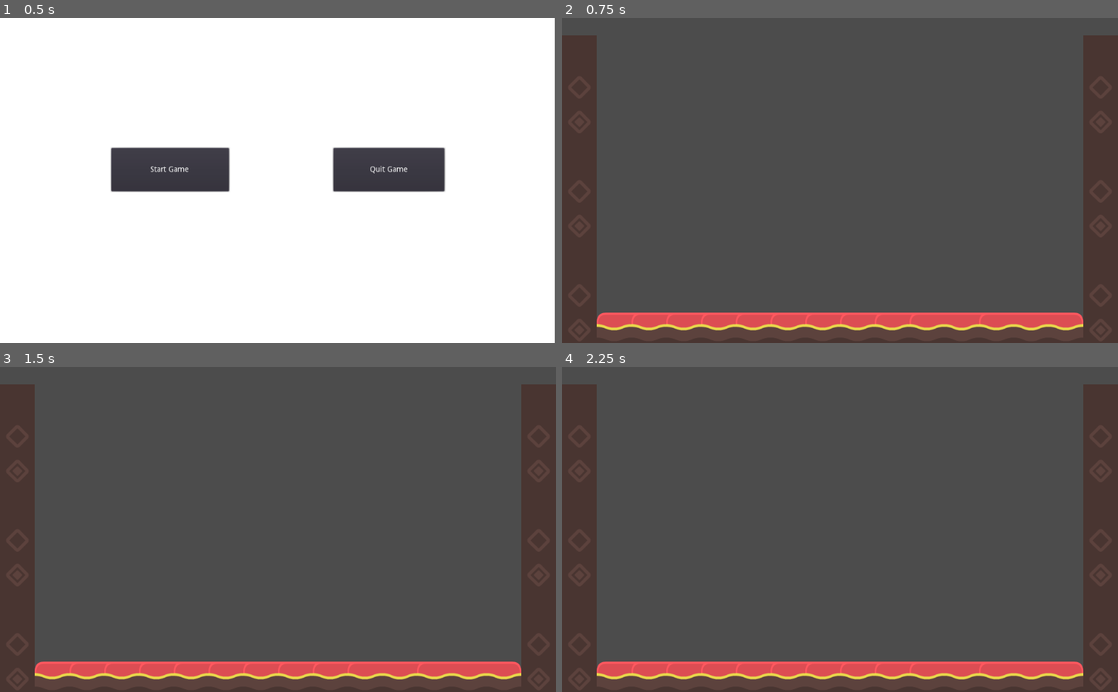
Above: before the commit, frames 1-4 (two rows, left to right).
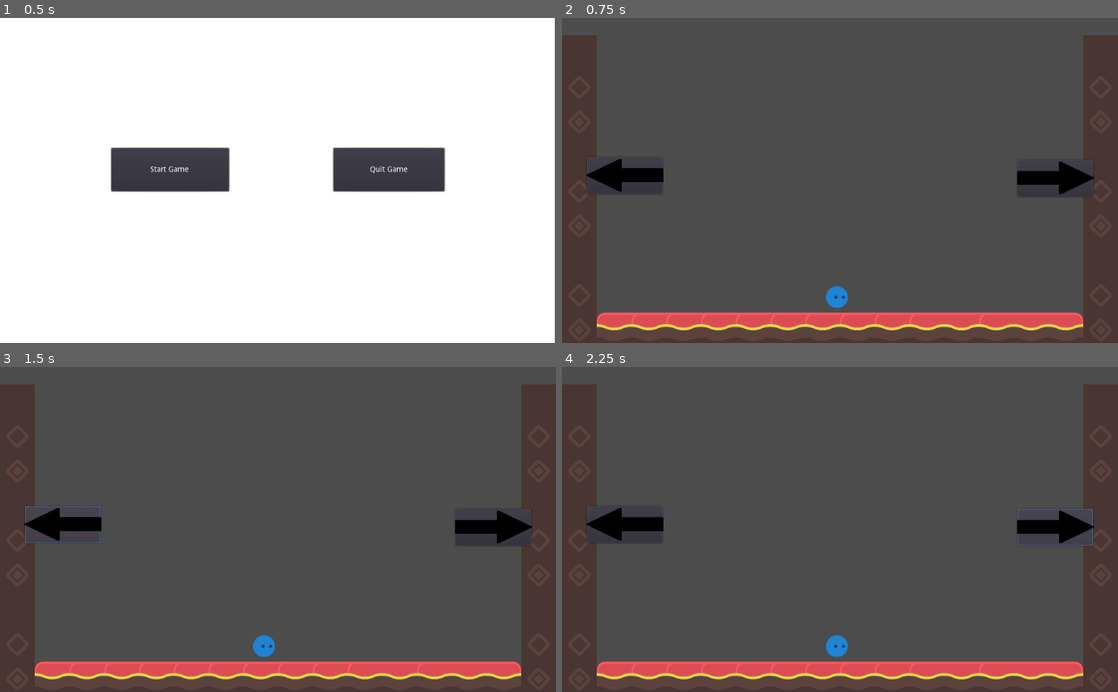
Above: after the commit, the same moments.

Repository: MadejaMaciej/kingdomAlike
Game: Godot game, scene res://Maps/MainMenu.tscn
The game is run twice, just before and just after one commit, with the same random seed, the same clock (stepped at 60 frames per second) and the same inputs.
Inputs (mouse positions are in pixels of both pictures, inside the frame that each line leads up to):
- Up to frame 1 (0.5 s): no input
- Up to frame 2 (0.75 s): click "Start Game" at 0.5 s
- Up to frame 3 (1.5 s): click (61, 526) at 1.27 s
- Up to frame 4 (2.25 s): click (1056, 526) at 2.02 s

Frame 1 is identical in both runs. In frame 2, 1.7% of the frame differs, in the area x 4-96%, y 42-90%; in frame 3, 1.9%; in frame 4, 1.8%.

Commit message:
movement of player done and some basic tilesets and map

Diff:
--- /dev/null
+++ b/gamesFiles/Blueprints/GameControllers/HUDController.tscn
@@ -0,0 +1,7 @@
+[gd_scene load_steps=2 format=2]
+
+[ext_resource path="res://Blueprints/HUD/HUD.tscn" type="PackedScene" id=1]
+
+[node name="HUDController" type="Node"]
+
+[node name="HUD" parent="." instance=ExtResource( 1 )]
--- /dev/null
+++ b/gamesFiles/Blueprints/HUD/HUD.tscn
@@ -0,0 +1,56 @@
+[gd_scene load_steps=4 format=2]
+
+[ext_resource path="res://Assets/Movement/left.png" type="Texture" id=1]
+[ext_resource path="res://Assets/Movement/right.png" type="Texture" id=2]
+[ext_resource path="res://Scripts/HUD/HUD.gd" type="Script" id=3]
+
+[node name="HUD" type="Control"]
+anchor_right = 1.0
+anchor_bottom = 1.0
+script = ExtResource( 3 )
+__meta__ = {
+"_edit_use_anchors_": false
+}
+
+[node name="Left" type="Button" parent="."]
+anchor_left = 0.045
+anchor_top = 0.429
+anchor_right = 0.181
+anchor_bottom = 0.542
+margin_left = -0.0483856
+margin_top = -0.219238
+margin_right = -0.312393
+margin_bottom = -0.0192566
+__meta__ = {
+"_edit_use_anchors_": false
+}
+
+[node name="Sprite" type="Sprite" parent="Left"]
+position = Vector2( 69.8548, 33.3755 )
+scale = Vector2( 0.278707, 0.134422 )
+z_as_relative = false
+texture = ExtResource( 1 )
+
+[node name="Right" type="Button" parent="."]
+anchor_left = 0.819
+anchor_top = 0.437
+anchor_right = 0.955
+anchor_bottom = 0.542
+margin_left = 0.229919
+margin_top = -0.299866
+margin_right = -0.0340576
+margin_bottom = 4.7001
+custom_colors/font_color_disabled = Color( 0, 0, 0, 1 )
+__meta__ = {
+"_edit_use_anchors_": false
+}
+
+[node name="Sprite" type="Sprite" parent="Right"]
+position = Vector2( 69.8548, 33.3755 )
+scale = Vector2( 0.278707, 0.134422 )
+z_as_relative = false
+texture = ExtResource( 2 )
+[connection signal="button_down" from="Left" to="." method="_on_Left_button_down"]
+[connection signal="button_up" from="Left" to="." method="_on_Left_button_up"]
+[connection signal="button_down" from="Right" to="." method="_on_Right_button_down"]
+[connection signal="button_up" from="Right" to="." method="_on_Right_button_up"]
--- /dev/null
+++ b/gamesFiles/Blueprints/Player/player.tscn
@@ -0,0 +1,28 @@
+[gd_scene load_steps=5 format=2]
+
+[ext_resource path="res://Assets/Tiles/playerBlue_roll.png" type="Texture" id=1]
+[ext_resource path="res://Scripts/Player/player.gd" type="Script" id=2]
+
+[sub_resource type="SpriteFrames" id=1]
+animations = [ {
+"frames": [ ExtResource( 1 ) ],
+"loop": true,
+"name": "walk",
+"speed": 5.0
+} ]
+
+[sub_resource type="CircleShape2D" id=2]
+
+[node name="Player" type="KinematicBody2D"]
+script = ExtResource( 2 )
+__meta__ = {
+"_edit_group_": true
+}
+
+[node name="AnimatedSprite" type="AnimatedSprite" parent="."]
+frames = SubResource( 1 )
+animation = "walk"
+
+[node name="CollisionShape2D" type="CollisionShape2D" parent="."]
+scale = Vector2( 2.12, 2.12 )
+shape = SubResource( 2 )
--- a/gamesFiles/Maps/devRoom.tscn
+++ b/gamesFiles/Maps/devRoom.tscn
@@ -1,6 +1,10 @@
-[gd_scene load_steps=7 format=2]
+[gd_scene load_steps=9 format=2]
 
 [ext_resource path="res://Assets/Tiles/test1.png" type="Texture" id=1]
+[ext_resource path="res://Blueprints/GameControllers/HUDController.tscn" type="PackedScene" id=2]
+[ext_resource path="res://Blueprints/Player/player.tscn" type="PackedScene" id=3]
+
+
 
 [sub_resource type="ConvexPolygonShape2D" id=2]
 points = PoolVector2Array( 192, 64, 0, 64, 0, 0, 192, 0 )
@@ -107,3 +111,8 @@
 cell_size = Vector2( 32, 32 )
 format = 1
 tile_data = PoolIntArray( 65536, 3, 0, 65566, 3, 0, 458752, 3, 0, 458782, 3, 0, 851968, 3, 0, 851998, 3, 0, 1114114, 0, 0, 1114116, 0, 0, 1114118, 0, 0, 1114120, 0, 0, 1114122, 0, 0, 1114124, 0, 0, 1114126, 0, 0, 1114128, 0, 0, 1114130, 0, 0, 1114132, 0, 0, 1114136, 0, 0 )
+
+[node name="gameController" parent="." instance=ExtResource( 2 )]
+
+[node name="Player" parent="." instance=ExtResource( 3 )]
+position = Vector2( 506.428, 515.418 )
--- /dev/null
+++ b/gamesFiles/Scripts/HUD/HUD.gd
@@ -0,0 +1,36 @@
+extends Control
+
+var pressed
+var direction
+
+func _ready():
+	pressed = false
+
+func _process(delta):
+	if pressed and direction == 'left':
+		Input.action_press("left")
+	elif pressed and direction == 'right':
+		Input.action_press("right")
+
+func _on_Left_button_down():
+	if !pressed:
+		pressed = true
+		direction = 'left'
+
+
+func _on_Left_button_up():
+	pressed = false
+	direction = null
+	Input.action_release("left")
+
+
+func _on_Right_button_down():
+	if !pressed:
+		pressed = true
+		direction = 'right'
+
+
+func _on_Right_button_up():
+	pressed = false
+	direction = null
+	Input.action_release("right")
--- /dev/null
+++ b/gamesFiles/Scripts/Player/player.gd
@@ -0,0 +1,20 @@
+extends KinematicBody2D
+
+export var speed = 400
+var screen_size
+
+func _ready():
+	screen_size = get_viewport_rect().size
+
+func _physics_process(delta):
+	var velocity = Vector2.ZERO
+	if Input.is_action_pressed("right"):
+		velocity.x += 1
+	if Input.is_action_pressed("left"):
+		velocity.x -= 1
+	if velocity.length() > 0:
+		velocity = velocity.normalized() * speed
+		$AnimatedSprite.play()
+		velocity = move_and_slide(velocity)
+	else:
+		$AnimatedSprite.stop()
--- a/gamesFiles/project.godot
+++ b/gamesFiles/project.godot
@@ -17,3 +17,14 @@
 
 config/name="kingdomAlike"
 run/main_scene="res://Maps/MainMenu.tscn"
+
+[input]
+
+right={
+"deadzone": 0.5,
+"events": [  ]
+}
+left={
+"deadzone": 0.5,
+"events": [  ]
+}
Binary file added: gamesFiles/Assets/Movement/left.png
Not shown, added: gamesFiles/Assets/Movement/left.png.import
Binary file added: gamesFiles/Assets/Movement/right.png
Not shown, added: gamesFiles/Assets/Movement/right.png.import
Binary file added: gamesFiles/Assets/Tiles/playerBlue_roll.png
Not shown, added: gamesFiles/Assets/Tiles/playerBlue_roll.png.import
Not shown, changed: Builds/kingdomAlike.apk
